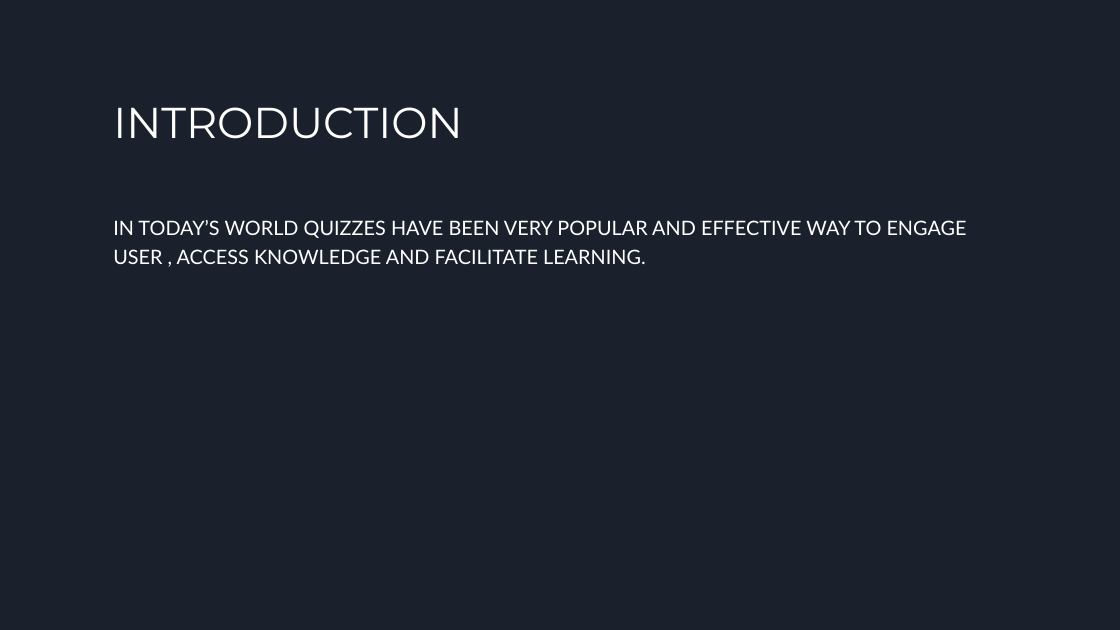
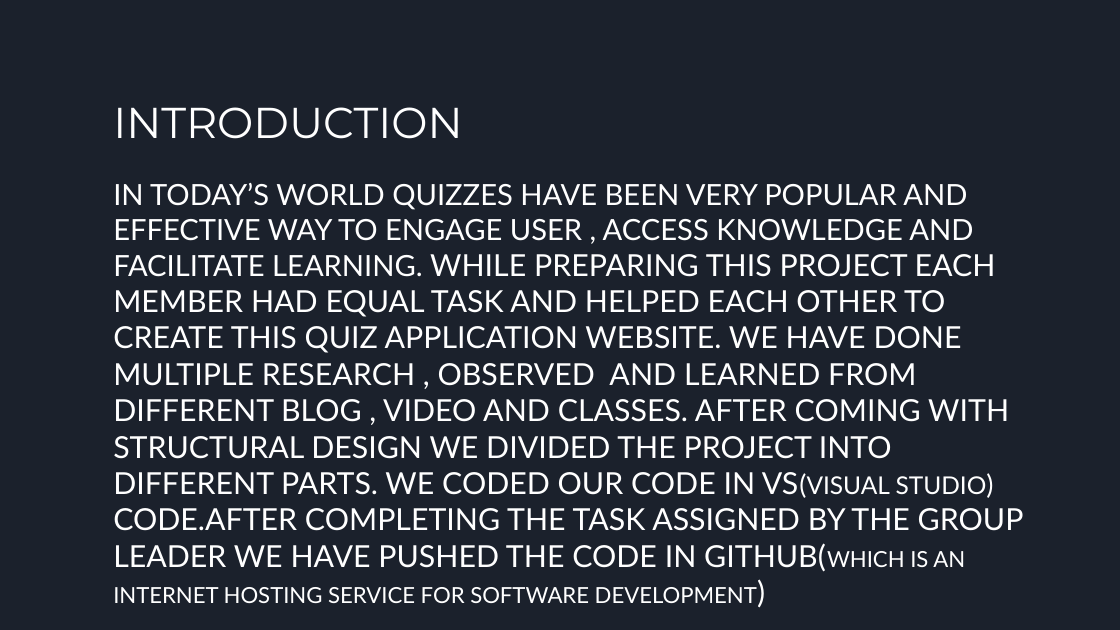
Before and after one commit to Pratik-Ghost/Quiz_Application, a slide deck: slide 3 of PRESENTATION.pptx. Drawn at 1120x630 pixels with LibreOffice and Linux fonts; fonts in the diff are those of the drawing. Boxes give left, top, right and bottom in pixels: in the first picture for what was removed or moved away, otherwise in the second. Text is boxed around its words. In the diff, an @@ line names an element or a change of style, - is before the commit and + after.

```diff
--- a/PRESENTATION.pptx
+++ b/PRESENTATION.pptx
@@ text at (x1=113, y1=183, x2=1024, y2=603): text changed; size 17 to 26 pt @@
-IN TODAY’S WORLD QUIZZES HAVE BEEN VERY POPULAR AND EFFECTIVE WAY TO ENGAGE USER , ACCESS KNOWLEDGE AND FACILITATE LEARNING.
+IN TODAY’S WORLD QUIZZES HAVE BEEN VERY POPULAR AND EFFECTIVE WAY TO ENGAGE USER , ACCESS KNOWLEDGE AND FACILITATE LEARNING. WHILE PREPARING THIS PROJECT EACH MEMBER HAD EQUAL TASK AND HELPED EACH OTHER TO CREATE THIS QUIZ APPLICATION WEBSITE. WE HAVE DONE MULTIPLE RESEARCH , OBSERVED AND LEARNED FROM DIFFERENT BLOG , VIDEO AND CLASSES. AFTER COMING WITH STRUCTURAL DESIGN WE DIVIDED THE PROJECT INTO DIFFERENT PARTS. WE CODED OUR CODE IN VS(VISUAL STUDIO) CODE.AFTER COMPLETING THE TASK ASSIGNED BY THE GROUP LEADER WE HAVE PUSHED THE CODE IN GITHUB(WHICH IS AN INTERNET HOSTING SERVICE FOR SOFTWARE DEVELOPMENT)
```
Also in this commit, not shown: 6 other slides changed, 1 slide added, 3 slides removed.
